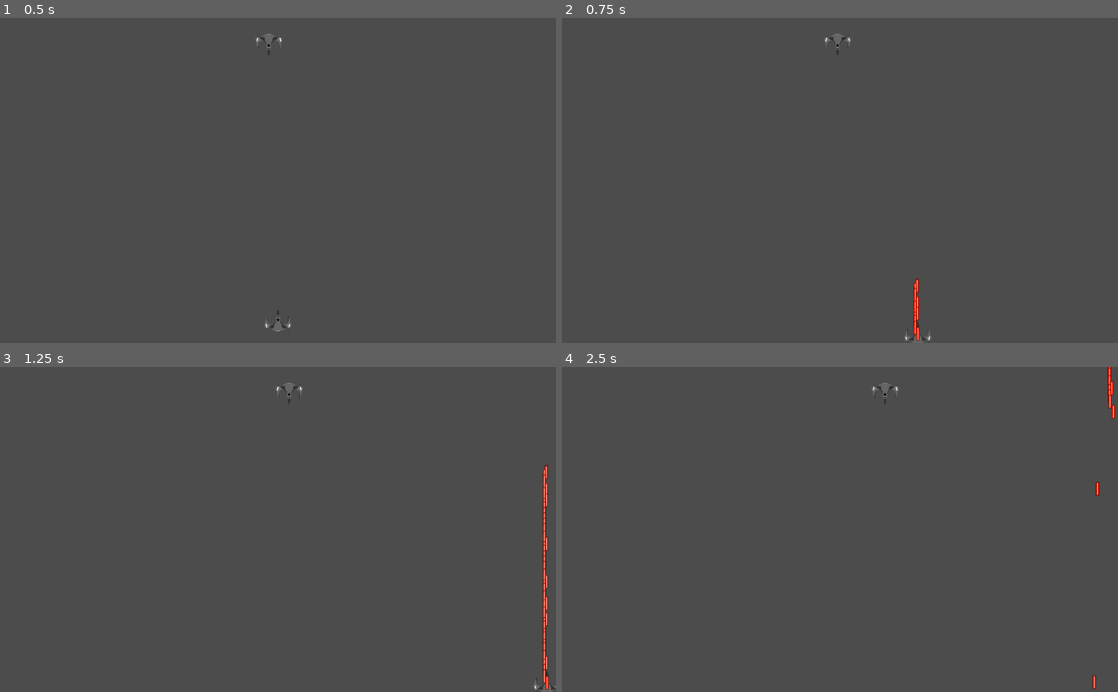
Above: before the commit, frames 1-4 (two rows, left to right).
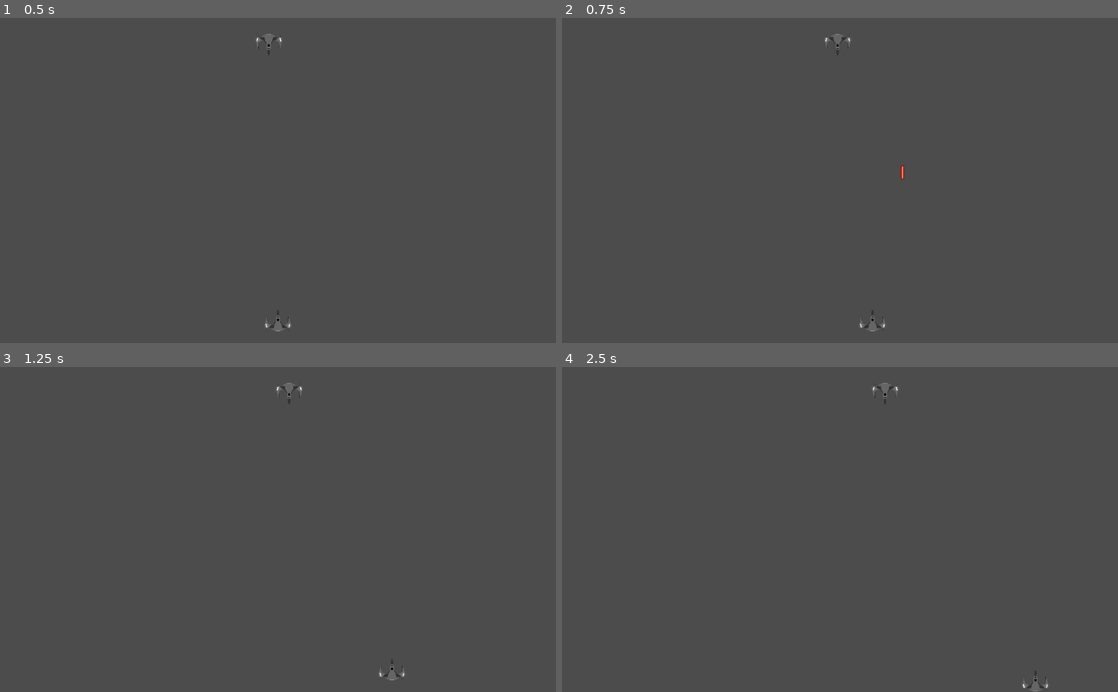
Above: after the commit, the same moments.

Repository: bstyn/SpaceShooter
Game: Godot game, scene res://src/nodes/MainScene.tscn
Same seed, same stepped clock (60 frames per second), same inputs: the game is played once before the commit and once after it.
Inputs (mouse positions are in pixels of both pictures, inside the frame that each line leads up to):
- Up to frame 1 (0.5 s): no input
- Up to frame 2 (0.75 s): tap Enter at 0.5 s; move the mouse to (962, 164) at 0.52 s; hold D (move_right) from 0.53 s (still down); hold Space (shoot) from 0.53 s (still down); click (962, 164) at 0.67 s
- Up to frame 3 (1.25 s): keep holding D (move_right); keep holding Space (shoot)
- Up to frame 4 (2.5 s): move the mouse to (728, 545) at 1.27 s; release D (move_right) at 1.28 s; release Space (shoot) at 1.28 s; hold S (move_down) 1.28-2.03 s; tap Space (shoot) at 1.35, 2 s; move the mouse to (895, 458) at 2.02 s; hold D (move_right) from 2.03 s (still down); hold Space (shoot) from 2.03 s (still down); tap Enter at 2.1 s

Frame 1 is identical in both runs. In frame 2, 0.3% of the frame differs, in the area x 53-67%, y 45-100%; in frame 3, 0.7%, in the area x 68-100%, y 30-100%; in frame 4, 0.3%.

Commit message:
repaired bullet collision bug

Diff:
--- a/Project_Interceptor/project.godot
+++ b/Project_Interceptor/project.godot
@@ -54,6 +54,12 @@
  ]
 }
 
+[layer_names]
+
+2d_render/layer_1="Player_area"
+2d_render/layer_2="Main_scene"
+2d_render/layer_3="Enemies"
+
 [physics]
 
 common/enable_pause_aware_picking=true
--- a/Project_Interceptor/src/nodes/Enemy_spaceship.tscn
+++ b/Project_Interceptor/src/nodes/Enemy_spaceship.tscn
@@ -5,7 +5,8 @@
 
 [node name="Enemy_spaceship" type="KinematicBody2D"]
 rotation = 3.14159
-collision_layer = 2
+collision_layer = 4
+collision_mask = 2
 script = ExtResource( 2 )
 
 [node name="Pngkeycom-nasa-spaceship-png-3220715" type="Sprite" parent="."]
--- a/Project_Interceptor/src/nodes/Laser_bullet.tscn
+++ b/Project_Interceptor/src/nodes/Laser_bullet.tscn
@@ -8,7 +8,8 @@
 height = 48.0
 
 [node name="Laser_bullet" type="KinematicBody2D"]
-collision_layer = 2
+collision_layer = 0
+collision_mask = 4
 script = ExtResource( 2 )
 
 [node name="laser" type="Sprite" parent="."]
--- a/Project_Interceptor/src/nodes/Player_area.tscn
+++ b/Project_Interceptor/src/nodes/Player_area.tscn
@@ -15,7 +15,6 @@
 b = Vector2( 1024, 192 )
 
 [node name="Player_area" type="StaticBody2D"]
-collision_layer = 2
 
 [node name="CollisionShape2D" type="CollisionShape2D" parent="."]
 shape = SubResource( 1 )
--- a/Project_Interceptor/src/scripts/player/Laser_bullet.gd
+++ b/Project_Interceptor/src/scripts/player/Laser_bullet.gd
@@ -4,10 +4,9 @@
 
 func _ready():
 	print("Shooting projectile")
-	vec.y = -600
+	vec.y = -1500
 
 func _physics_process(delta):
-	move_and_slide(vec)
+	move_and_slide(vec, Vector2.UP)
 
-
-#needs to repair infinite spawn bug and position relative to spaceship (it should go JUST up-way)
+#needs to repair position relative to spaceship (it should go JUST up-way)
--- a/Project_Interceptor/src/scripts/player/Player_spaceship.gd
+++ b/Project_Interceptor/src/scripts/player/Player_spaceship.gd
@@ -21,7 +21,7 @@
 		vec.y += speed
 	if Input.is_action_pressed("move_up"):
 		vec.y -= speed
-	if Input.is_action_pressed("shoot"):
+	if Input.is_action_just_pressed("shoot"):
 		shoot()
 
 	move_and_slide(vec, Vector2.UP)
@@ -30,4 +30,5 @@
 
 	var laser = load("res://src/nodes/Laser_bullet.tscn")
 	var bullet = laser.instance()
-	add_child_below_node(get_tree().get_root().get_node("MainScene"),bullet)
+	bullet.vec.x = vec.x
+	add_child_below_node(get_tree().get_root().get_node("MainScene"), bullet)
